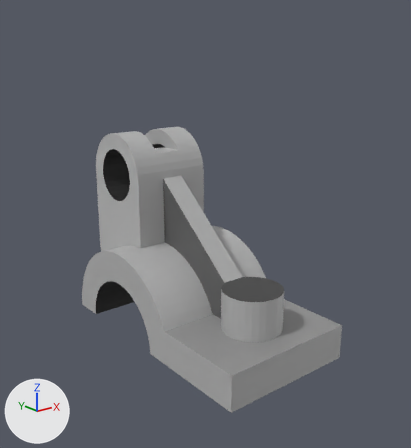
What one commit did to the glTF model Q1d.gltf.
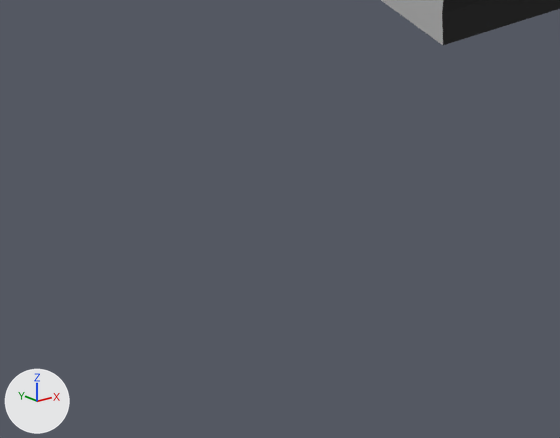
The first picture shows the older version from a camera (50 mm lens) standing at (-14.6, -19.2, 12.4) and looking at (-1.9, -3.4, 6.1). The close-ups show both versions on the part from 0% to 29% of the width and 68% to 89% of the height of that picture; other places that the commit changed are outside them. The axes (+X, +Y, +Z) are drawn at lower left. The lights are the same throughout. Where no turn or scale is listed for an object, it has been applied to the vertices.

The older version as bpy lines, for what is in view:
```python
me_q1d = bpy.data.meshes.new('Q1d')
me_q1d.from_pydata(...)  # 324 vertices, 652 faces; spans x -3.0..3.0, y -2.2..9.2, z 0.0..8.7
# faces by material slot: [347, 39, 122, 68, 24, 28, 24]
me_q1d.materials.append(mat_material_001)  # grey #b4b4b4
me_q1d.materials.append(mat_material_006)  # black #1d1d1d
me_q1d.materials.append(mat_material_008)  # grey #bdbdbd
me_q1d.materials.append(mat_material_004)  # black #2e2e2e
me_q1d.materials.append(mat_material_005)  # black #424242
me_q1d.materials.append(mat_material_007)  # grey #929292
me_q1d.materials.append(mat_material_003)  # dark grey #636363
ob_q1d = bpy.data.objects.new('Q1d', me_q1d)
ob_q1d.location = (0.0, -4.0, 0.0)
```
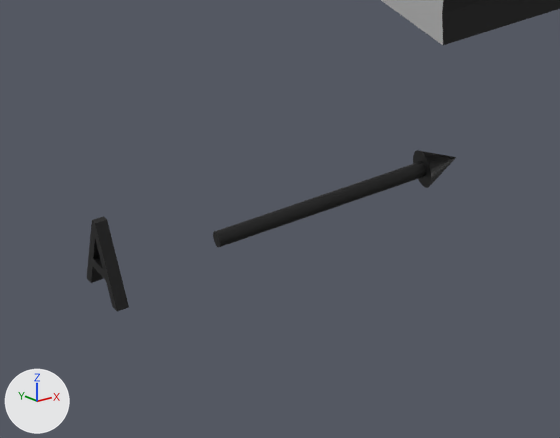
Location of each change, [x1, y1, x2, y2] in pixels of the close-ups (560 x 438 px):
'Cylinder', added (black): after [213, 161, 426, 247]
'A', added (black): after [87, 216, 129, 311]
'Cone', added (black): after [413, 150, 456, 188]

Patch to the scene script:
```diff
--- a/Q1d.gltf.py
+++ b/Q1d.gltf.py
@@ mat_material_009 @@
+mat_material_009 = principled_material('Material.009')
+mat_material_009.base_color = (0.0, 0.0, 0.0)  # black #000000
@@ mat_material_010 @@
+mat_material_010 = principled_material('Material.010')
+mat_material_010.base_color = (0.0, 0.0, 0.0)  # black #000000
@@ me_cylinder @@
+me_cylinder.from_pydata(...)  # 64 vertices, 124 faces; spans x -1.8..0.28, y -0.07..0.07, z -0.07..0.07
+me_cylinder.materials.append(mat_material_009)  # black #000000
@@ me_cone @@
+me_cone.from_pydata(...)  # a 32-sided cone pointing to +x spanning x -0.174..0.174, y -0.174..0.174, z -0.174..0.174
+me_cone.materials.append(mat_material_009)  # black #000000
@@ me_text @@
+me_text.from_pydata(...)  # 22 vertices, 44 faces; spans x -0.103..0.0, y -0.667..0.0, z 0.0..0.686
+me_text.materials.append(mat_material_010)  # black #000000
@@ ob_cylinder @@
+ob_cylinder = bpy.data.objects.new('Cylinder', me_cylinder)
+ob_cylinder.location = (-5.142, 0.431, 0.682)
@@ ob_cone @@
+ob_cone = bpy.data.objects.new('Cone', me_cone)
+ob_cone.location = (-4.802, 0.431, 0.682)
@@ ob_a @@
+ob_a = bpy.data.objects.new('A', me_text)
+ob_a.location = (-7.846, 0.814, 0.507)
```
